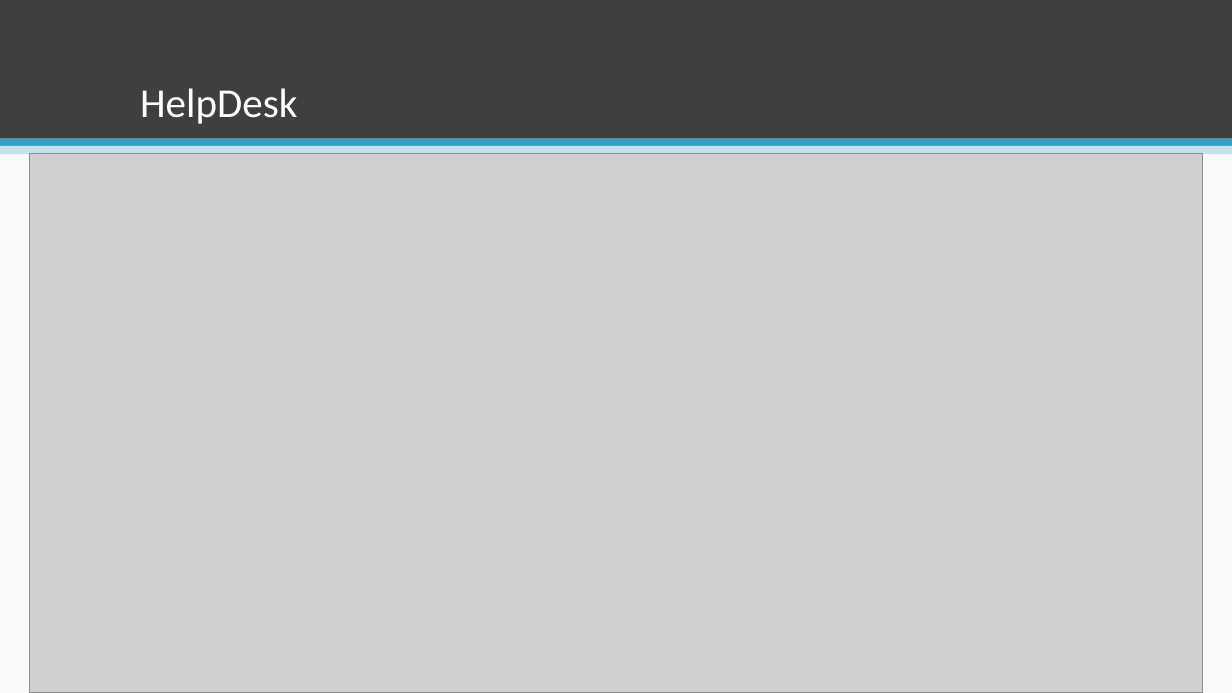
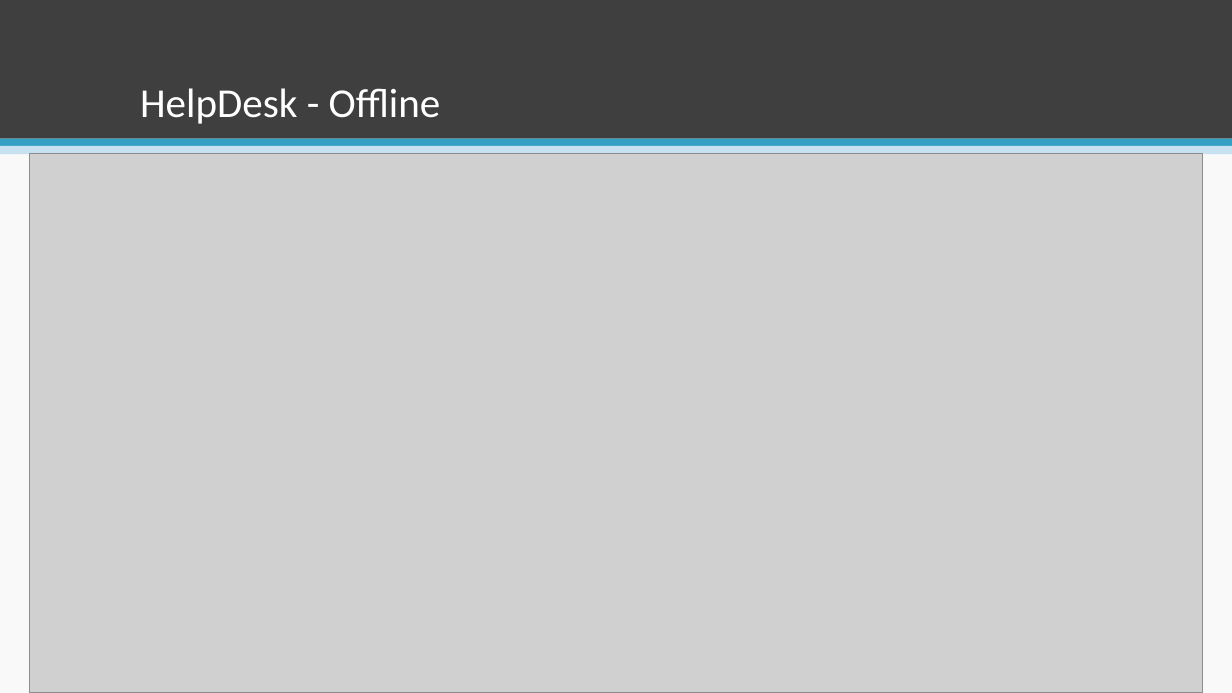
Before and after one commit to esteves-esta/TechHumi, a slide deck: slide 30 of documentacao/Apresentação.pptx. Drawn at 1232x693 pixels with LibreOffice and Linux fonts; fonts in the diff are those of the drawing; grey boxes stand for pictures. Boxes give left, top, right and bottom in pixels: in the first picture for what was removed or moved away, otherwise in the second. Text is boxed around its words. In the diff, an @@ line names an element or a change of style, - is before the commit and + after.

```diff
--- a/documentacao/Apresentação.pptx
+++ b/documentacao/Apresentação.pptx
@@ title at (140,88,441,124): text changed @@
-HelpDesk
+HelpDesk - Offline
```
Also in this commit, not shown: 1 other slide changed.
